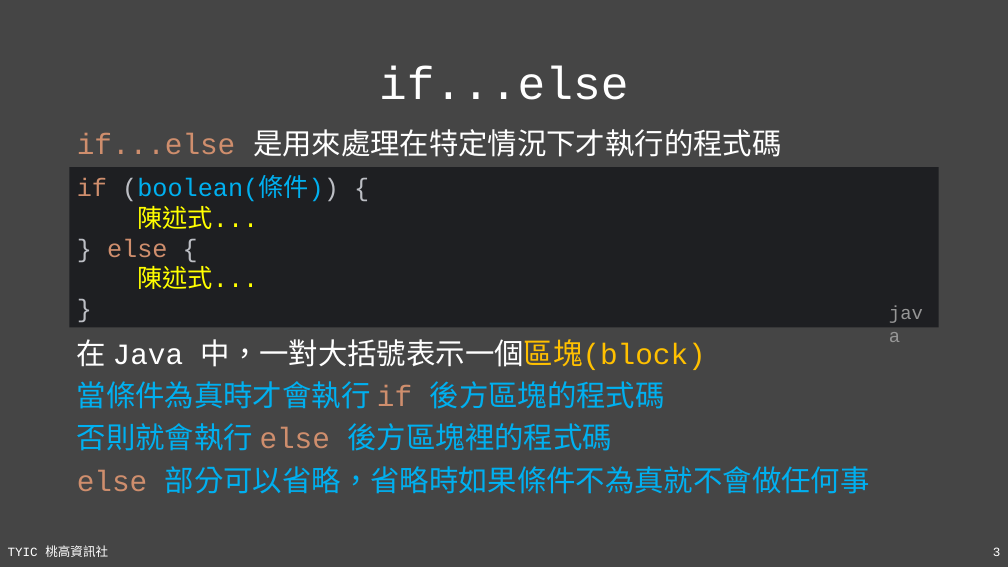
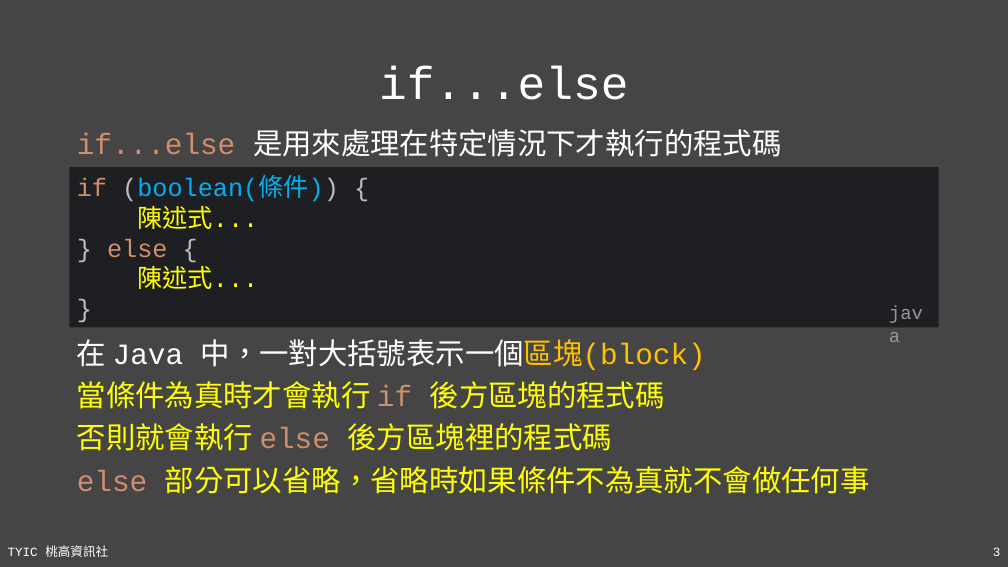
Before and after one commit to TYSHIC/slides, a slide deck: slide 3 of ppt/06_流程控制.pptx. Drawn at 1008x567 pixels with LibreOffice and Linux fonts; fonts in the diff are those of the drawing. Boxes give left, top, right and bottom in pixels: in the first picture for what was removed or moved away, otherwise in the second. Text is boxed around its words. In the diff, an @@ line names an element or a change of style, - is before the commit and + after.

```diff
--- a/ppt/06_流程控制.pptx
+++ b/ppt/06_流程控制.pptx
@@ text at (77, 381, 870, 494): text colour #00B0F0 to #FFFF00 in "當條件為真時才會執行 後方區塊的程式碼", "否則就會執行 後方區塊裡的程式碼", "部分可以省略，省略時如果條件不為真就不會做任何事" @@
```
Also in this commit, not shown: 9 other files.
